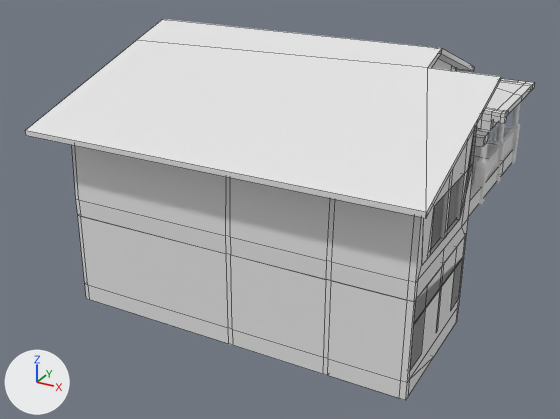
A saved change to the Blender file Assets/House.blend.
The view is the same before and after, from a 50 mm lens placed at (35.0, -162.0, 70.3), pointed at (-46.9, -13.2, -4.1). Lighting does not change. The marker at lower left points along +X, +Y and +Z. The picture after the commit comes second. Mesh edges are drawn as thin lines on the coarser meshes.

Names of what the first picture shows: 'Basement', 'Front porch', 'Glass', 'House', 'House roof', 'Porch stick.001', 'RRoof holder/front porch roof' and 6 more.
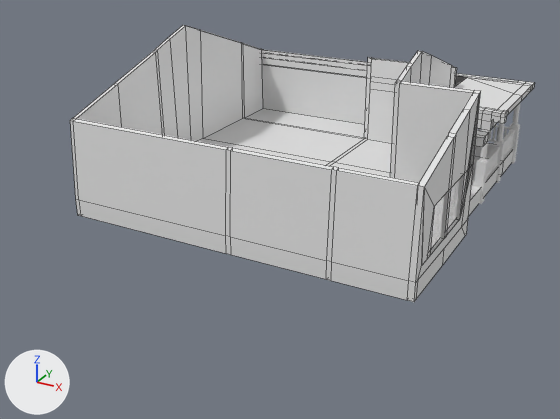
Patch to the scene script:
```diff
--- a/Assets/House.blend.py
+++ b/Assets/House.blend.py
@@ ob_basement @@
 ob_basement.location = (-2.8, -14.6, -28.8)
+ob_basement.hide_set(True)
@@ ob_house_roof @@
 ob_house_roof.location = (0.0, 0.0, 0.0)
+ob_house_roof.hide_set(True)
```

Changed parts and their boxes (x1, y1, x2, y2) in the pictures (560 x 419 px):
'House roof', hidden: before (25, 19, 501, 218)
'Basement', hidden: before (78, 215, 467, 400)
'House', unchanged, uncovered by the edit: before (72, 59, 477, 302); after (70, 25, 481, 302)
